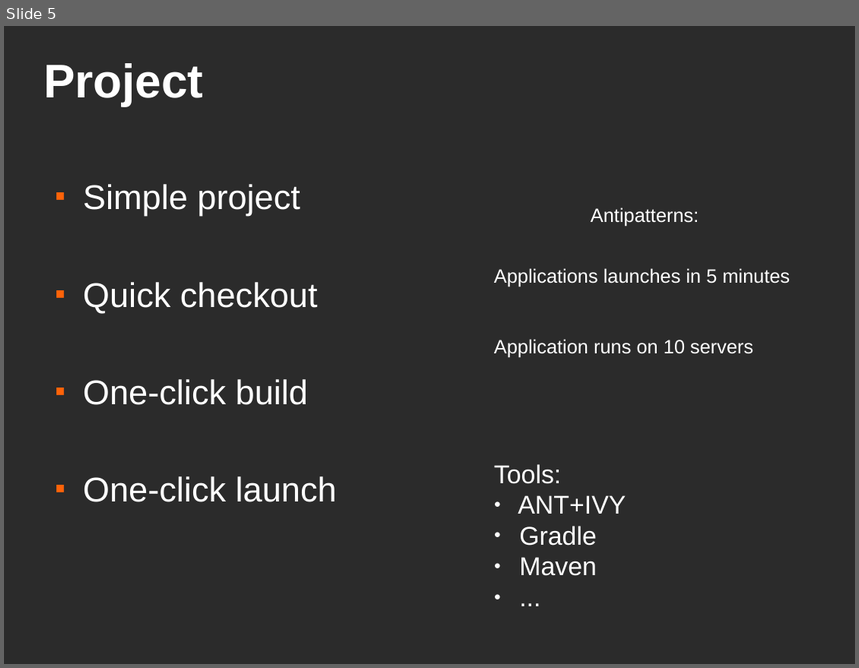
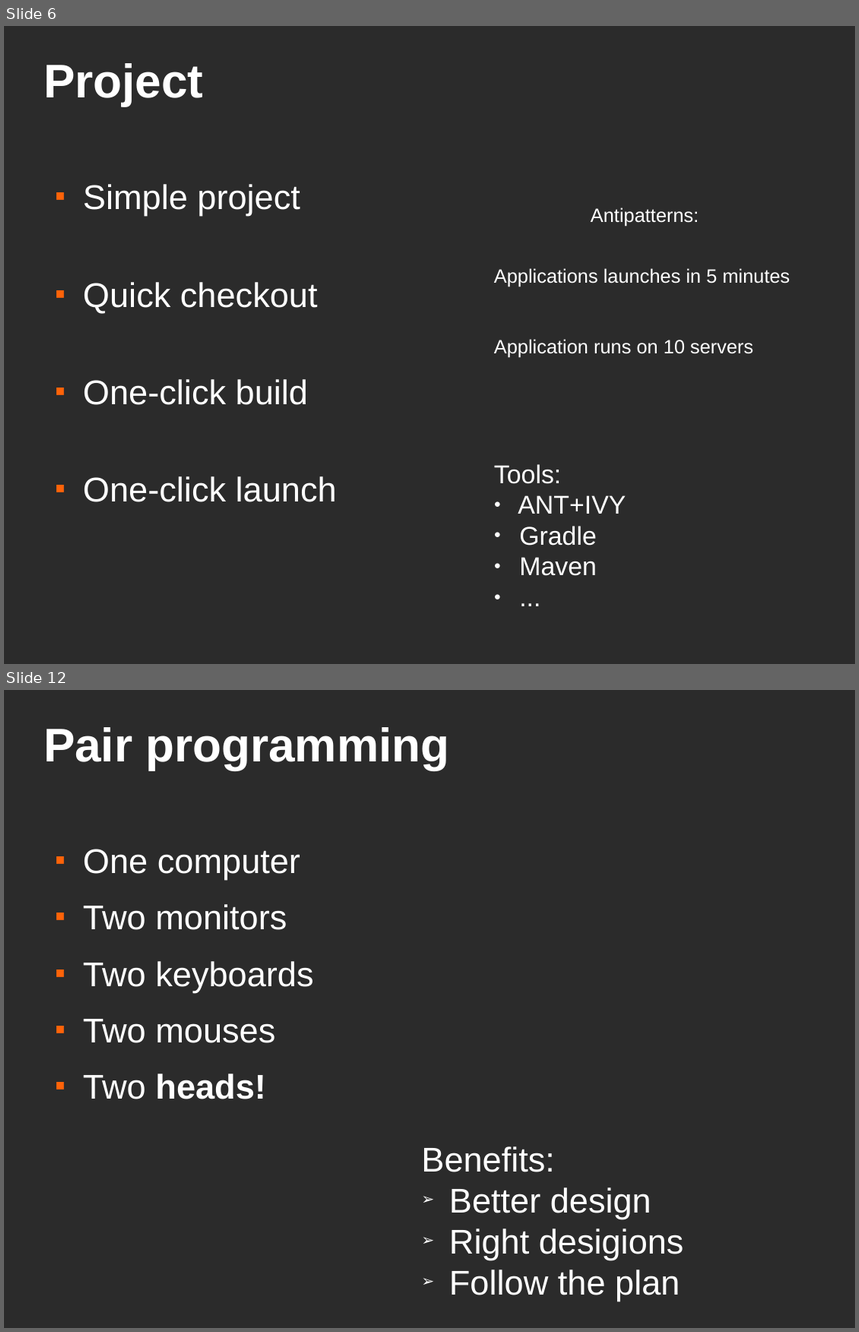
Before and after one commit to asolntsev/presentations, a slide deck: agile-technical-practices/agile-techical-practices.agile-ee.odp. Shown one above the other, each under a label of ours: slide 5 before the commit, slides 6 and 12 after it; the slides between them are not shown. The pictures are 859x668 and 859x1332 pixels, drawn with LibreOffice and Linux fonts; fonts in the diff are those of the drawing; background and template pictures are left out; a plain dark background stands for a picture behind light text. Boxes give left, top, right and bottom in pixels: in the first picture for what was removed or moved away, otherwise in the second. Text is boxed around its words. In the diff, an @@ line names an element or a change of style, - is before the commit and + after.

```diff
--- a/agile-technical-practices/agile-techical-practices.agile-ee.odp
+++ b/agile-technical-practices/agile-techical-practices.agile-ee.odp
@@ slide 12 added at (4,690,855,1328), background picture (left out) @@
@@ title added at (44,727,449,771), 44 pt, text #FFFFFF, bold @@
+Pair programming
@@ text added at (83,849,313,1100), 32 pt, text #FFFFFF @@
+■ One computer
+■ Two monitors
+■ Two keyboards
+■ Two mouses
+■ Two heads!
@@ text added at (421,1147,684,1302), 32 pt, text #FFFFFF @@
+Benefits:
+➢ Better design
+➢ Right desigions
+➢ Follow the plan
@@ what was slide 5 is now slide 6 @@
```
Also in this commit, not shown: 3 slides changed, 6 other slides added, 2 slides removed, 1 other file.
